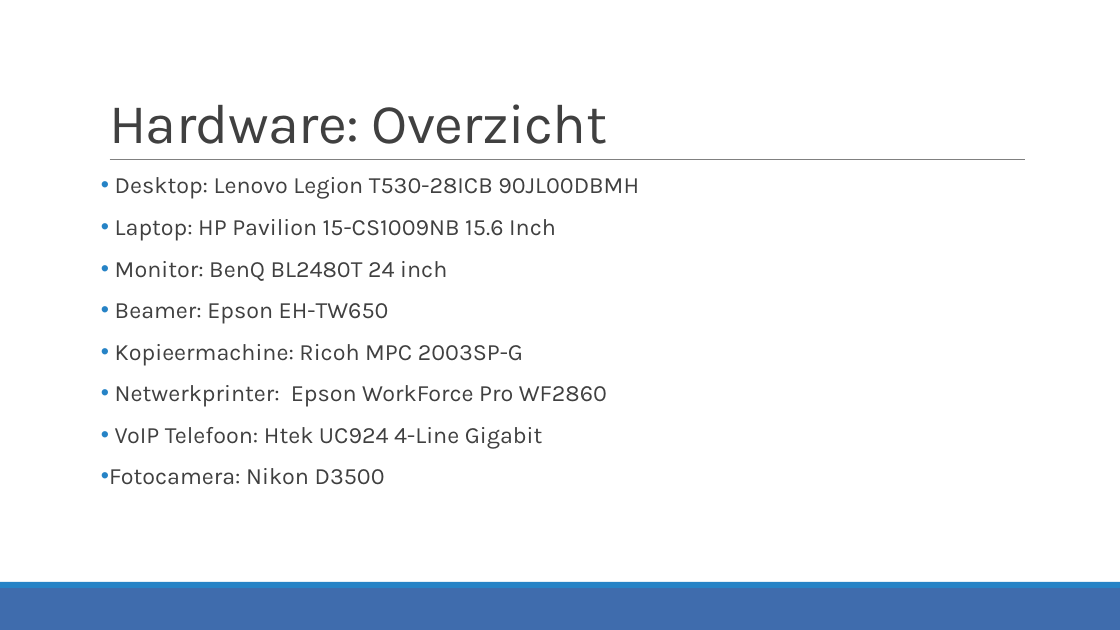
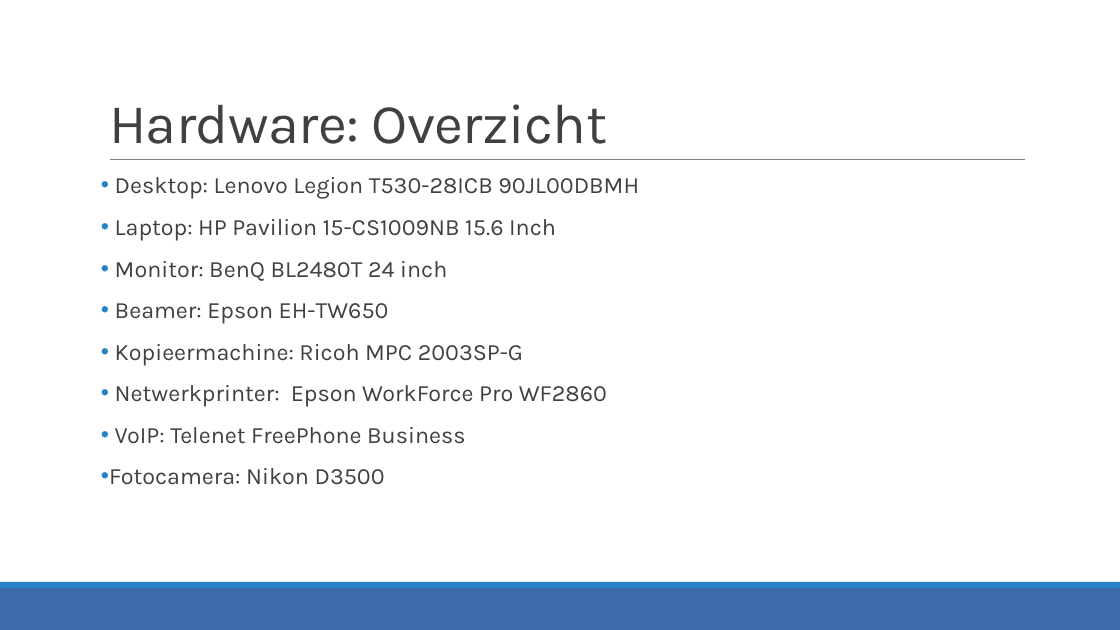
Before and after one commit to JensVL/projecten2, a slide deck: slide 16 of opdracht03/G24/Voorstelling G24.pptx. Drawn at 1120x630 pixels with LibreOffice and Linux fonts; fonts in the diff are those of the drawing. Boxes give left, top, right and bottom in pixels: in the first picture for what was removed or moved away, otherwise in the second. Text is boxed around its words. In the diff, an @@ line names an element or a change of style, - is before the commit and + after.

```diff
--- a/opdracht03/G24/Voorstelling G24.pptx
+++ b/opdracht03/G24/Voorstelling G24.pptx
@@ text at (x1=115, y1=427, x2=466, y2=444): text changed @@
-• VoIP Telefoon: Htek UC924 4-Line Gigabit
+• VoIP: Telenet FreePhone Business
```
Also in this commit, not shown: 2 other slides changed, 1 slide added, 1 slide removed, 8 other files.
